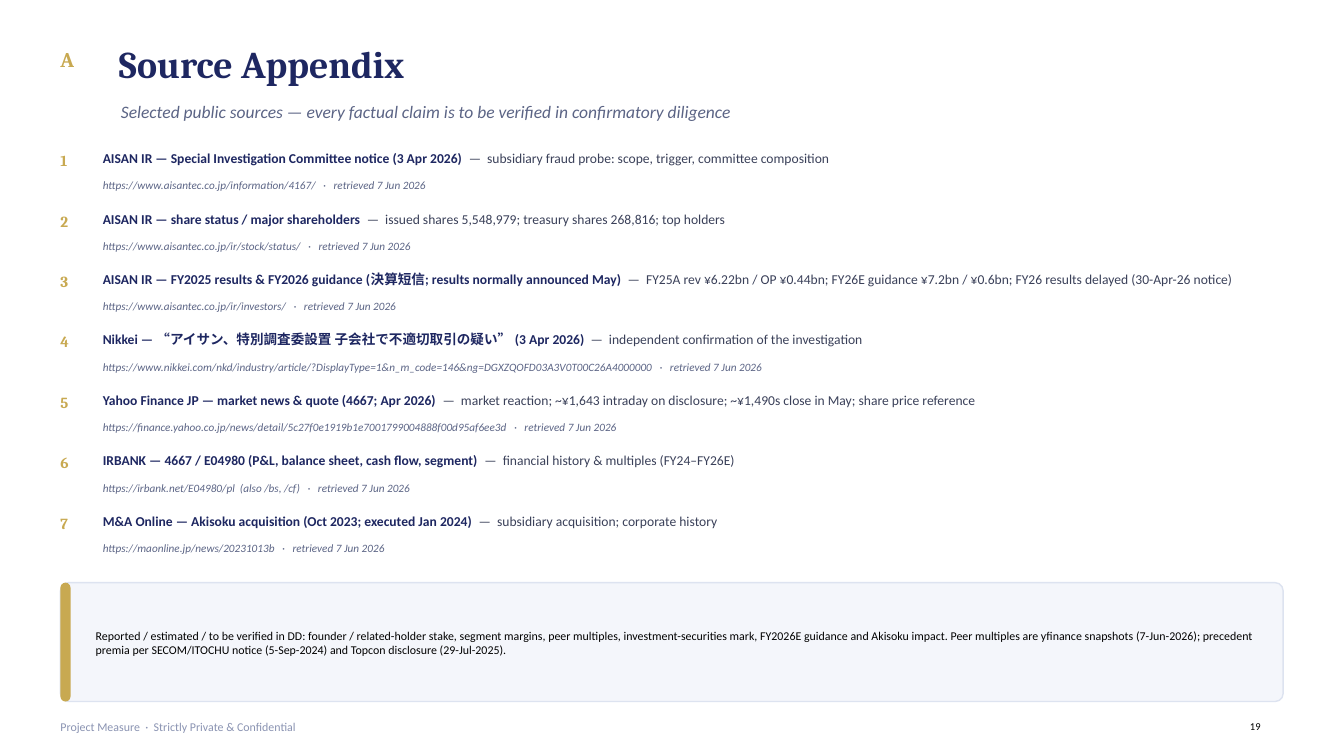
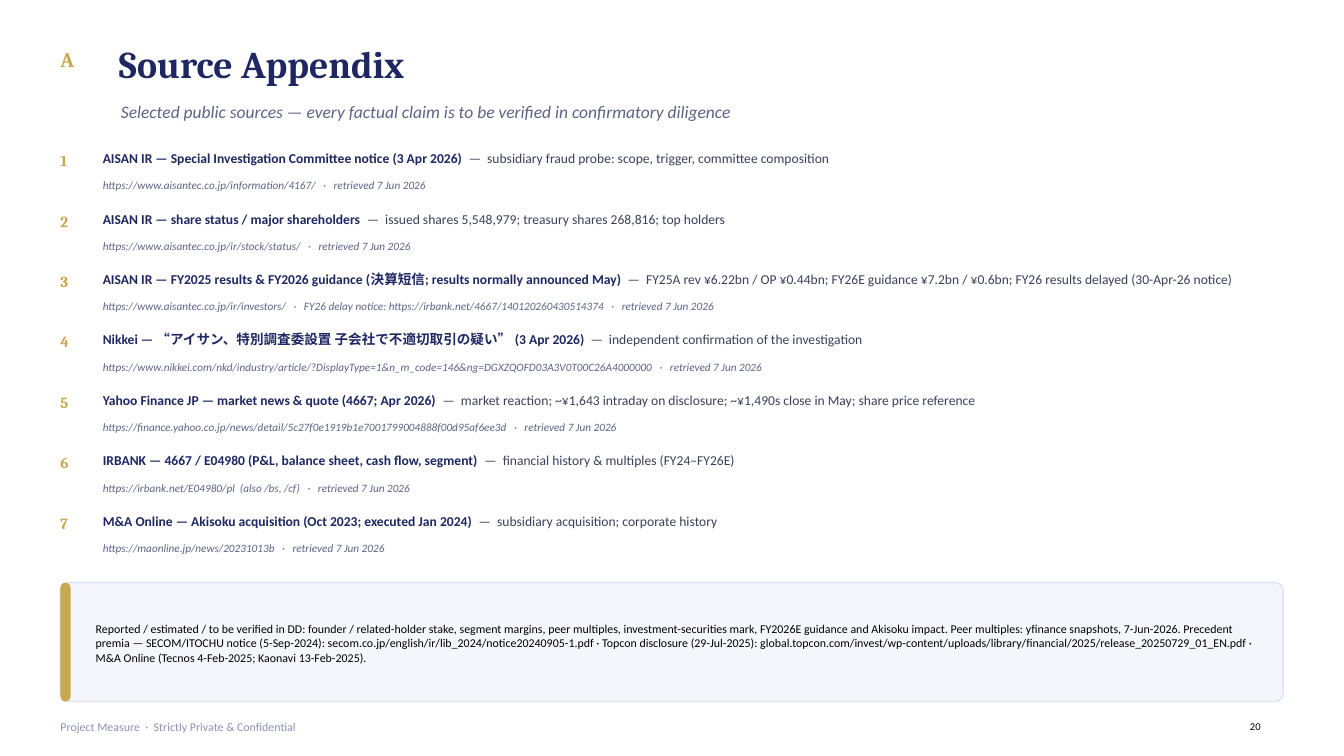
Before and after one commit to ankimo1210/projects, a slide deck: slide 20 of aisan_lbo_case/docs/AISAN_4667_Take_Private_Case_Study.pptx (slide 19 before the commit). Drawn at 1344x756 pixels with LibreOffice and Linux fonts; fonts in the diff are those of the drawing. Boxes give left, top, right and bottom in pixels: in the first picture for what was removed or moved away, otherwise in the second. Text is boxed around its words. In the diff, an @@ line names an element or a change of style, - is before the commit and + after.

```diff
--- a/aisan_lbo_case/docs/AISAN_4667_Take_Private_Case_Study.pptx
+++ b/aisan_lbo_case/docs/AISAN_4667_Take_Private_Case_Study.pptx
@@ text at [103, 302, 714, 312]: text changed @@
-https://www.aisantec.co.jp/ir/investors/ · retrieved 7 Jun 2026
+https://www.aisantec.co.jp/ir/investors/ · FY26 delay notice: https://irbank.net/4667/140120260430514374 · retrieved 7 Jun 2026
@@ text at [96, 624, 1246, 664]: text changed @@
-Reported / estimated / to be verified in DD: founder / related-holder stake, segment margins, peer multiples, investment-securities mark, FY2026E guidance and Akisoku impact. Peer multiples are yfinance snapshots (7-Jun-2026); precedent premia per SECOM/ITOCHU notice (5-Sep-2024) and Topcon disclosure (29-Jul-2025).
+Reported / estimated / to be verified in DD: founder / related-holder stake, segment margins, peer multiples, investment-securities mark, FY2026E guidance and Akisoku impact. Peer multiples: yfinance snapshots, 7-Jun-2026. Precedent premia — SECOM/ITOCHU notice (5-Sep-2024): secom.co.jp/english/ir/lib_2024/notice20240905-1.pdf · Topcon disclosure (29-Jul-2025): global.topcon.com/invest/wp-content/uploads/library/financial/2025/release_20250729_01_EN.pdf · M&A Online (Tecnos 4-Feb-2025; Kaonavi 13-Feb-2025).
@@ text at [1250, 723, 1261, 730]: text changed @@
-19
+20
```
Also in this commit, not shown: 8 other slides changed, 1 slide added, 4 other files.
